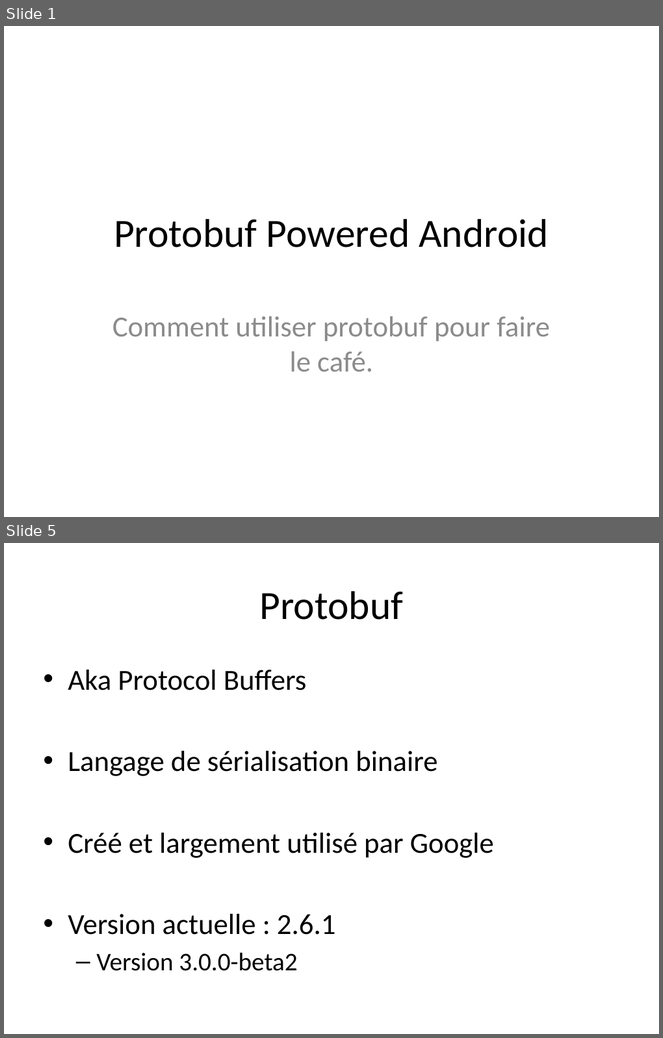
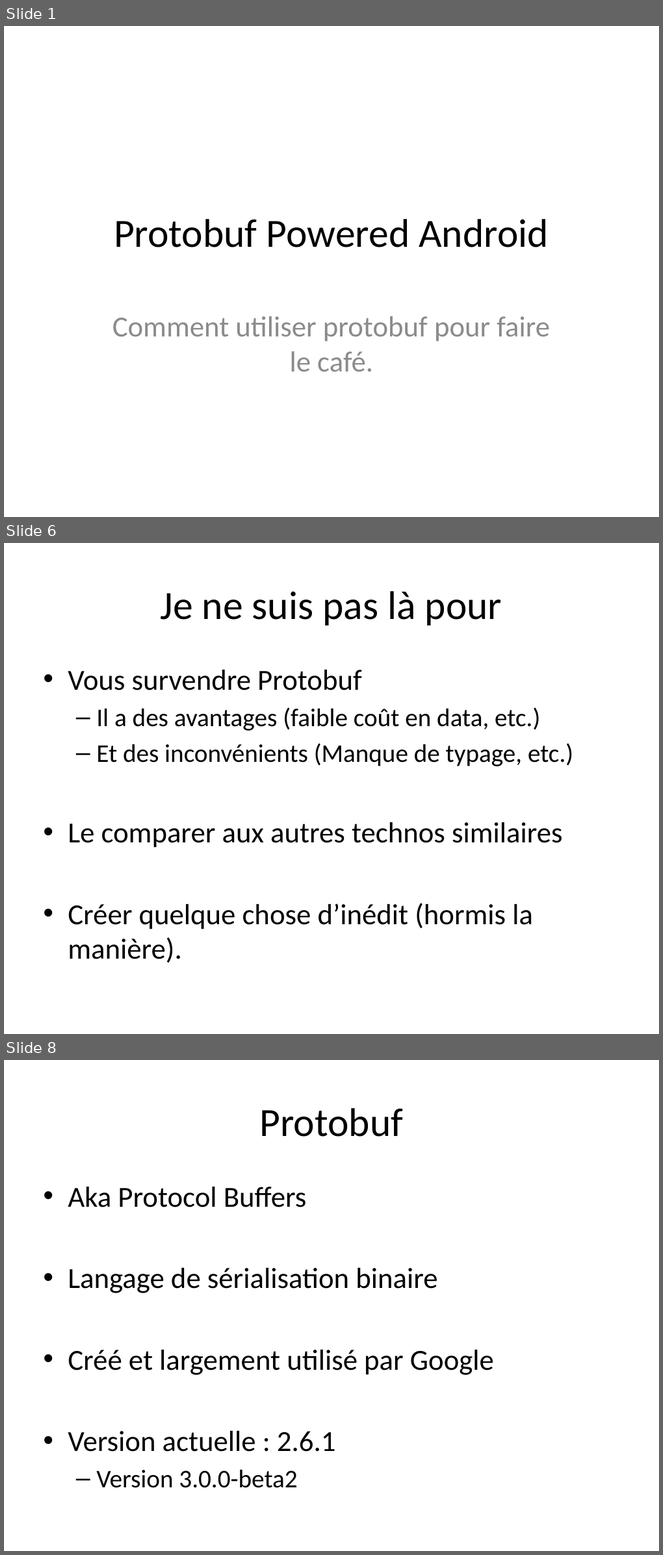
Before and after one commit to TheCopycat/protobuf-powered-android, a slide deck: protobuf-powered.pptx. Shown one above the other, each under a label of ours: slides 1 and 5 before the commit, slides 1, 6 and 8 after it; the slides between them are not shown. The pictures are 663x1038 and 663x1555 pixels, drawn with LibreOffice and Linux fonts; fonts in the diff are those of the drawing. Boxes give left, top, right and bottom in pixels: in the first picture for what was removed or moved away, otherwise in the second. Text is boxed around its words. In the diff, an @@ line names an element or a change of style, - is before the commit and + after.

Commit message:
Slides v1.0b (manque images + thème)

```diff
--- a/protobuf-powered.pptx
+++ b/protobuf-powered.pptx
@@ slide 6 added at (4,543,659,1034), background #FFFFFF @@
@@ title added at (161,591,503,626), 44 pt, text #000000 @@
+Je ne suis pas là pour
@@ text added at (68,670,573,963), 32 pt, text #000000 @@
+• Vous survendre Protobuf
+  – Il a des avantages (faible coût en data, etc.)
+  – Et des inconvénients (Manque de typage, etc.)
+• Le comparer aux autres technos similaires
+• Créer quelque chose d’inédit (hormis la manière).
@@ what was slide 5 is now slide 8 @@
```
Also in this commit, not shown: 3 slides changed, 11 other slides added, 3 slides removed.
